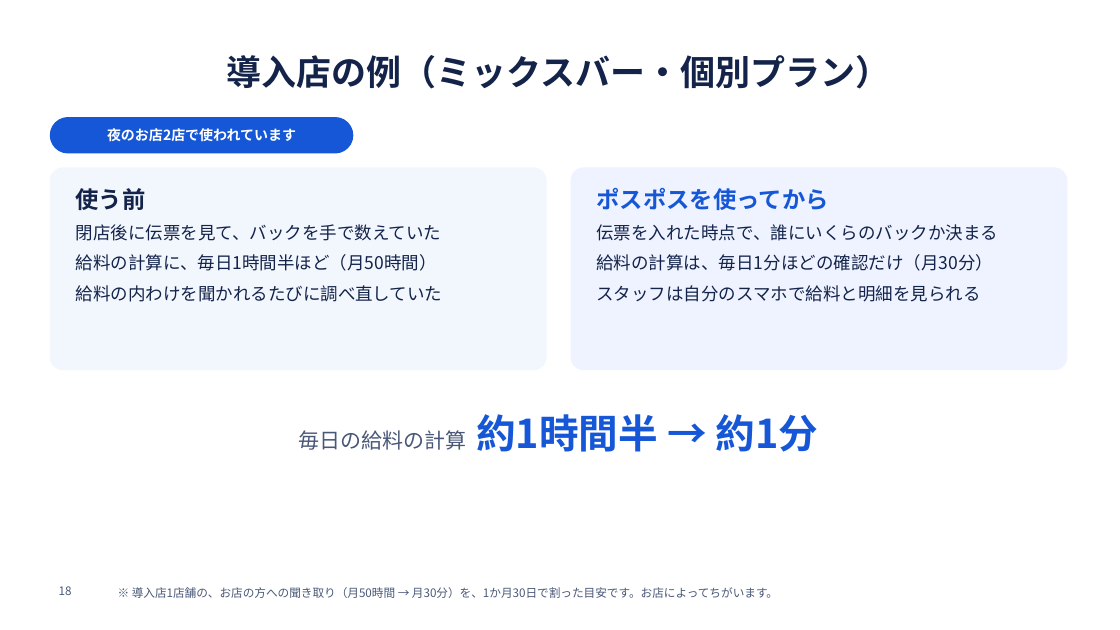
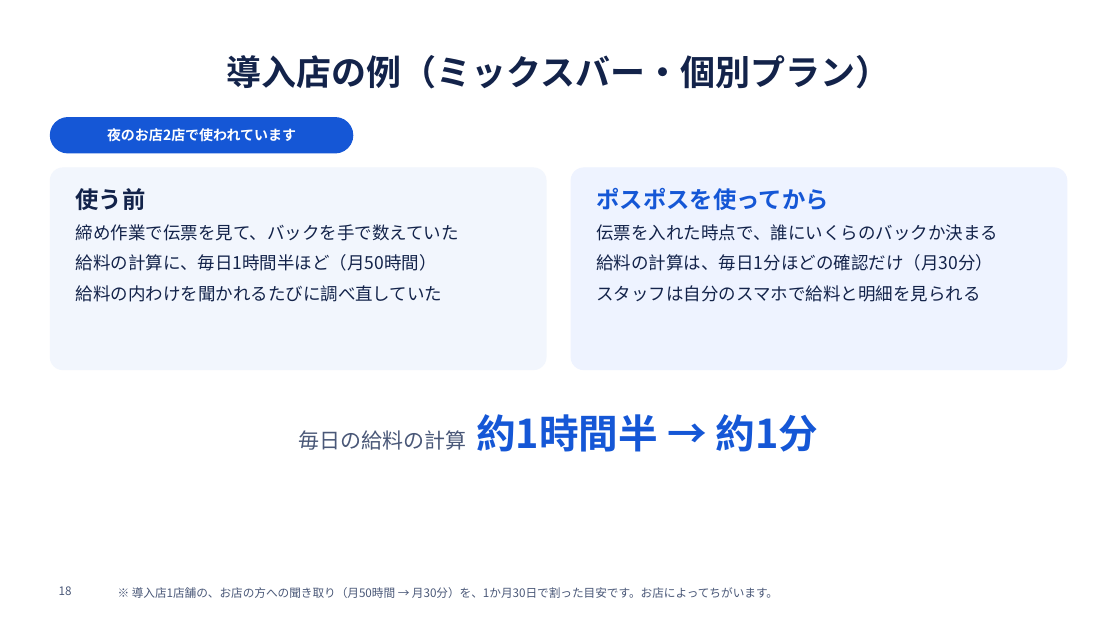
Before and after one commit to SatoAkito2026/GACHICAREERAI, a slide deck: slide 18 of docs/posupos-sales/posupos-shiryo.pptx. Drawn at 1120x630 pixels with LibreOffice and Linux fonts; fonts in the diff are those of the drawing; background and template pictures are left out. Boxes give left, top, right and bottom in pixels: in the first picture for what was removed or moved away, otherwise in the second. Text is boxed around its words. In the diff, an @@ line names an element or a change of style, - is before the commit and + after.

```diff
--- a/docs/posupos-sales/posupos-shiryo.pptx
+++ b/docs/posupos-sales/posupos-shiryo.pptx
@@ text at (76, 224, 459, 241): text changed @@
-閉店後に伝票を見て、バックを手で数えていた
+締め作業で伝票を見て、バックを手で数えていた
```
Also in this commit, not shown: 37 other files.
